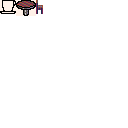
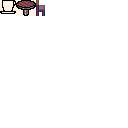
Layer changes from the first 128×128 image to the second:
added layer "chair_v2.png" above "chair.png" over <box>36,0,45,16</box>
hid "chair.png" over <box>36,0,43,14</box>
